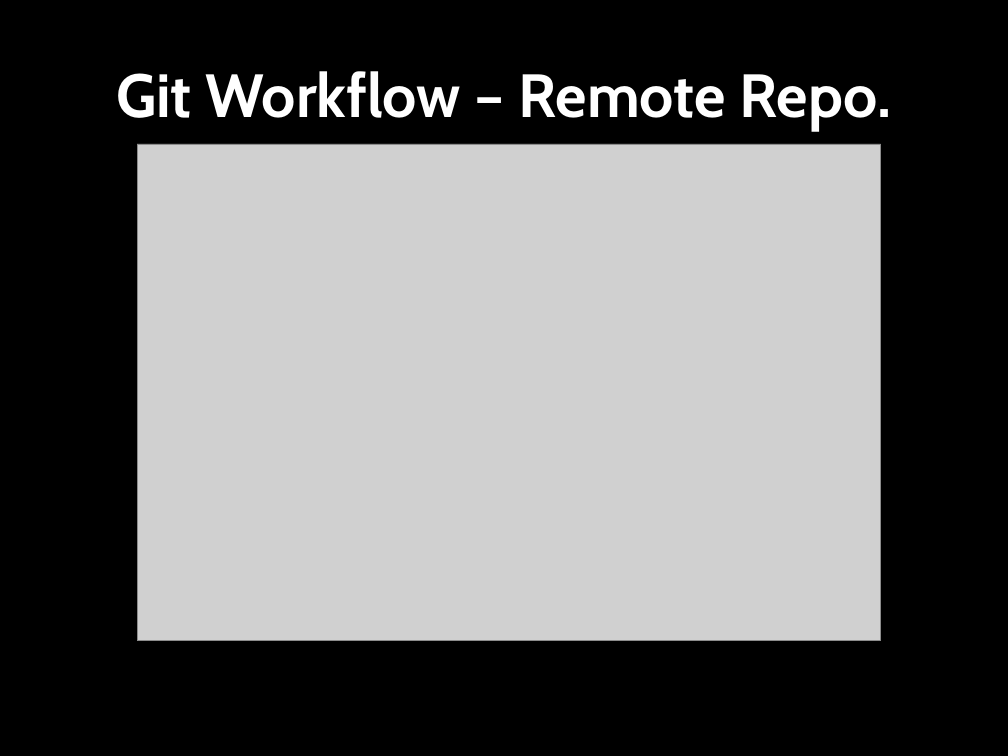
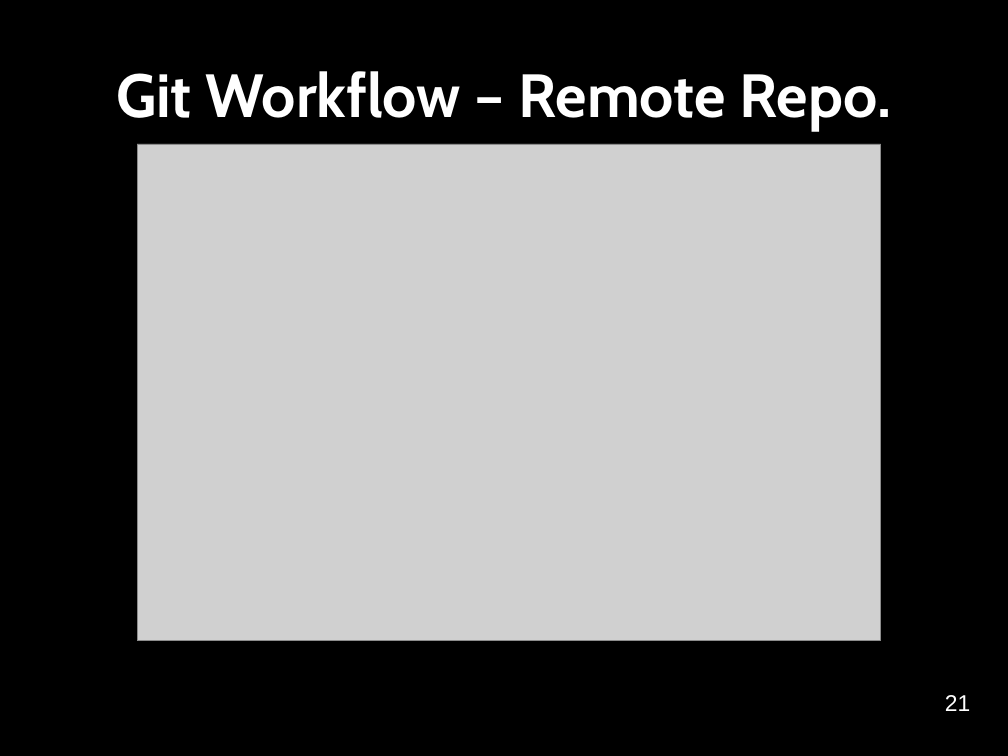
Before and after one commit to softwaresaved/NGCMGSoton-2015-06-21, a slide deck: slide 21 of novice/git/version-control-with-git-slides.odp (slide 16 before the commit). Drawn at 1008x756 pixels with LibreOffice and Linux fonts; fonts in the diff are those of the drawing; grey boxes stand for pictures. Boxes give left, top, right and bottom in pixels: in the first picture for what was removed or moved away, otherwise in the second. Text is boxed around its words. In the diff, an @@ line names an element or a change of style, - is before the commit and + after.

```diff
--- a/novice/git/version-control-with-git-slides.odp
+++ b/novice/git/version-control-with-git-slides.odp
@@ text added at (945,695,970,711), 18 pt, text #FFFFFF @@
+21
```
Also in this commit, not shown: 15 other slides changed, 6 slides added, 3 slides removed, 16 other files.
